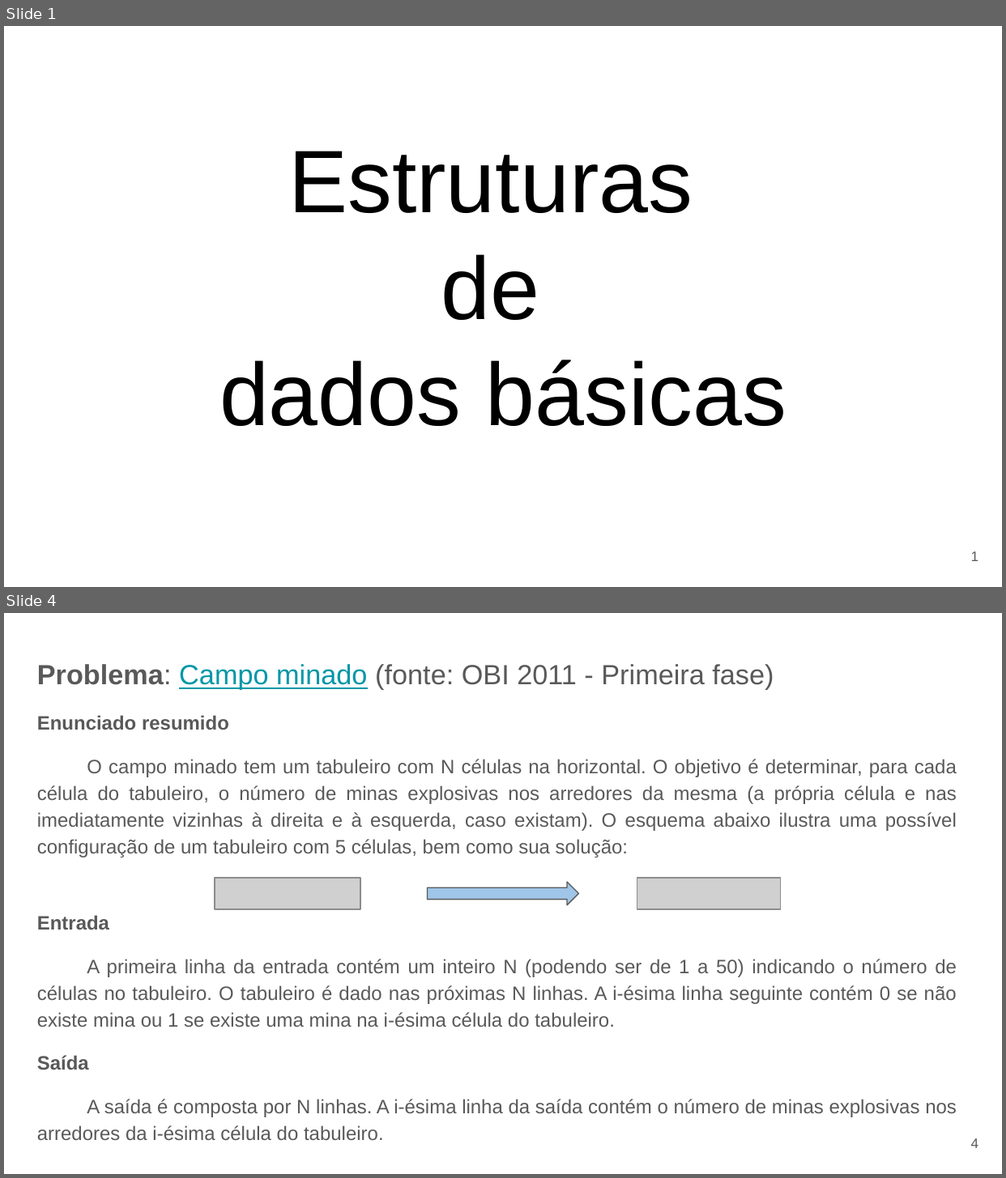
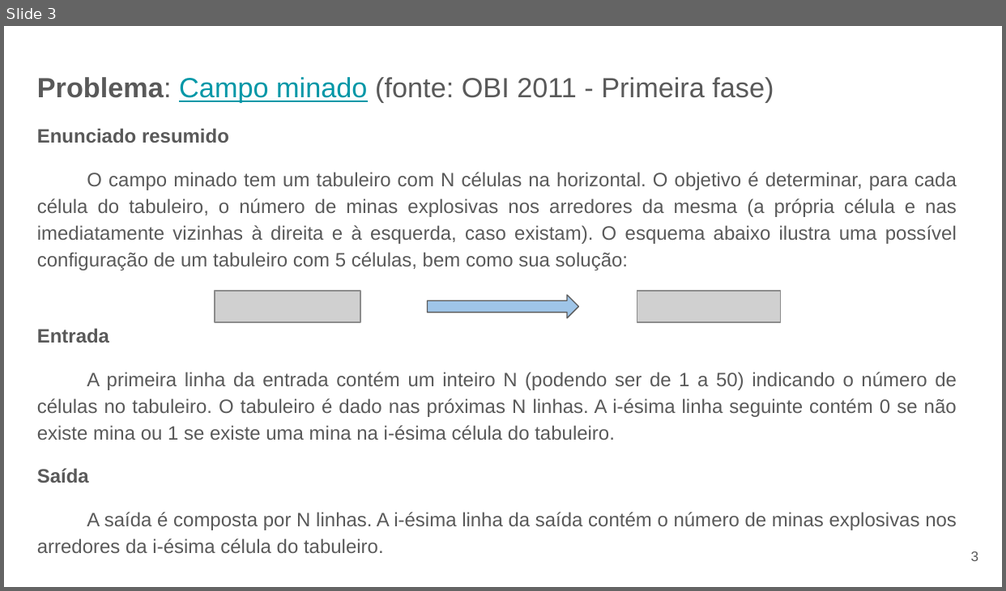
Before and after one commit to fpgues/treinamento-OBI-2023, a slide deck: programacao-basica/arrays.pptx. Shown one above the other, each under a label of ours: slides 1 and 4 before the commit, slide 3 after it; the slides between them are not shown. The pictures are 1006x1178 and 1006x591 pixels, drawn with LibreOffice and Linux fonts; fonts in the diff are those of the drawing; grey boxes stand for pictures. Boxes give left, top, right and bottom in pixels: in the first picture for what was removed or moved away, otherwise in the second. Text is boxed around its words. In the diff, an @@ line names an element or a change of style, - is before the commit and + after.

```diff
--- a/programacao-basica/arrays.pptx
+++ b/programacao-basica/arrays.pptx
@@ slide 1 removed at (4, 26, 1002, 587), background #FFFFFF @@
@@ title removed at (219, 151, 786, 426) @@
-Estruturas
-de
-dados básicas
@@ page number removed at (971, 552, 979, 561) @@
-1
@@ what was slide 4 is now slide 3 @@
@@ page number at (971, 552, 979, 561): text changed @@
-4
+3
```
Also in this commit, not shown: 1 slide changed, 1 slide added, 1 other slide removed.
